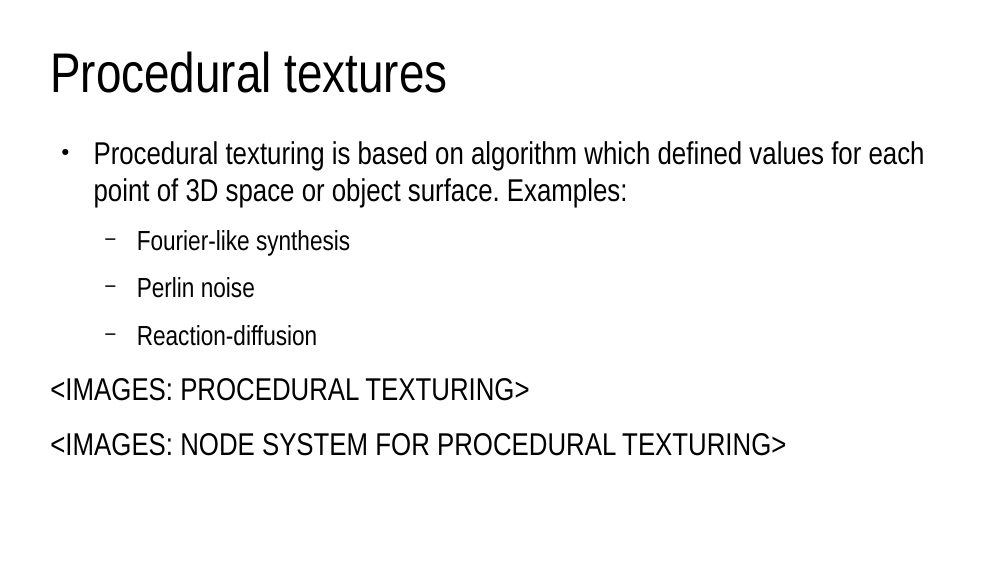
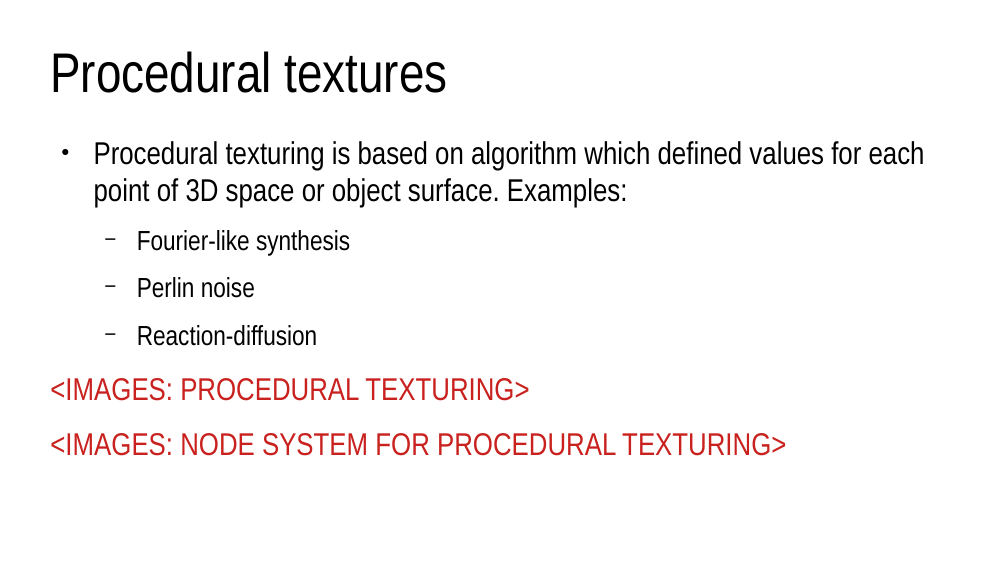
Before and after one commit to lorentzo/IntroductionToComputerGraphics, a slide deck: slide 30 of lectures/3_foundations_3d_scene/3_2_2_3D_models_material.odp (slide 26 before the commit). Drawn at 1008x567 pixels with LibreOffice and Linux fonts; fonts in the diff are those of the drawing. Boxes give left, top, right and bottom in pixels: in the first picture for what was removed or moved away, otherwise in the second. Text is boxed around its words. In the diff, an @@ line names an element or a change of style, - is before the commit and + after.

```diff
--- a/lectures/3_foundations_3d_scene/3_2_2_3D_models_material.odp
+++ b/lectures/3_foundations_3d_scene/3_2_2_3D_models_material.odp
@@ text at (50, 378, 786, 456): text colour #000000 to #C9211E in "<IMAGES: PROCEDURAL TEXTURING>", "<IMAGES: NODE SYSTEM FOR PROCEDURAL TEXTURING>" @@
```
Also in this commit, not shown: 4 other slides changed, 6 slides added, 5 other files.
